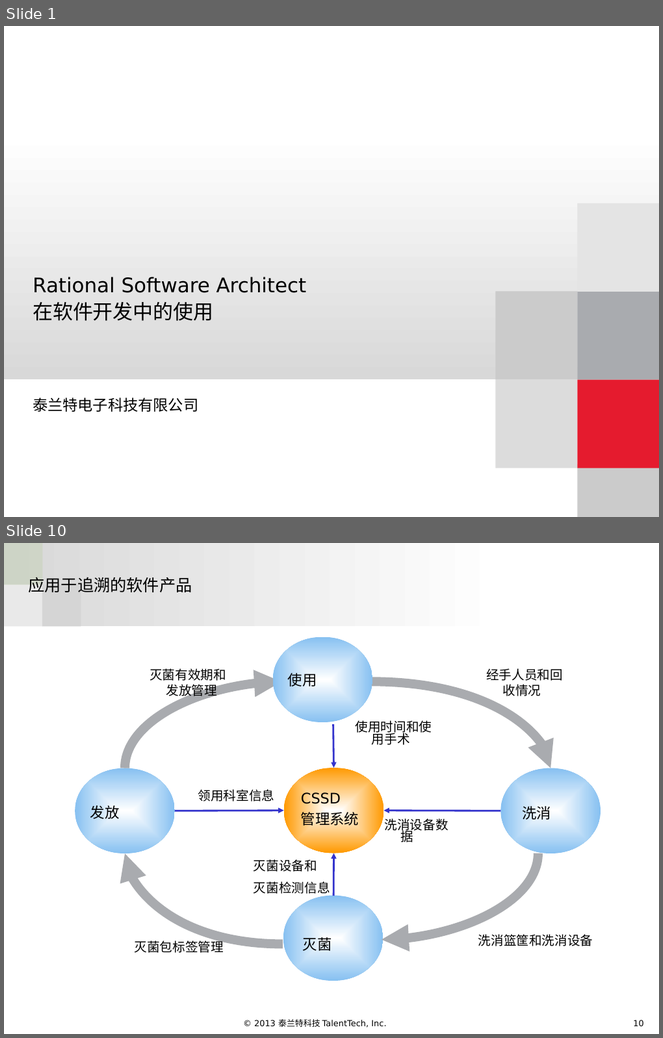
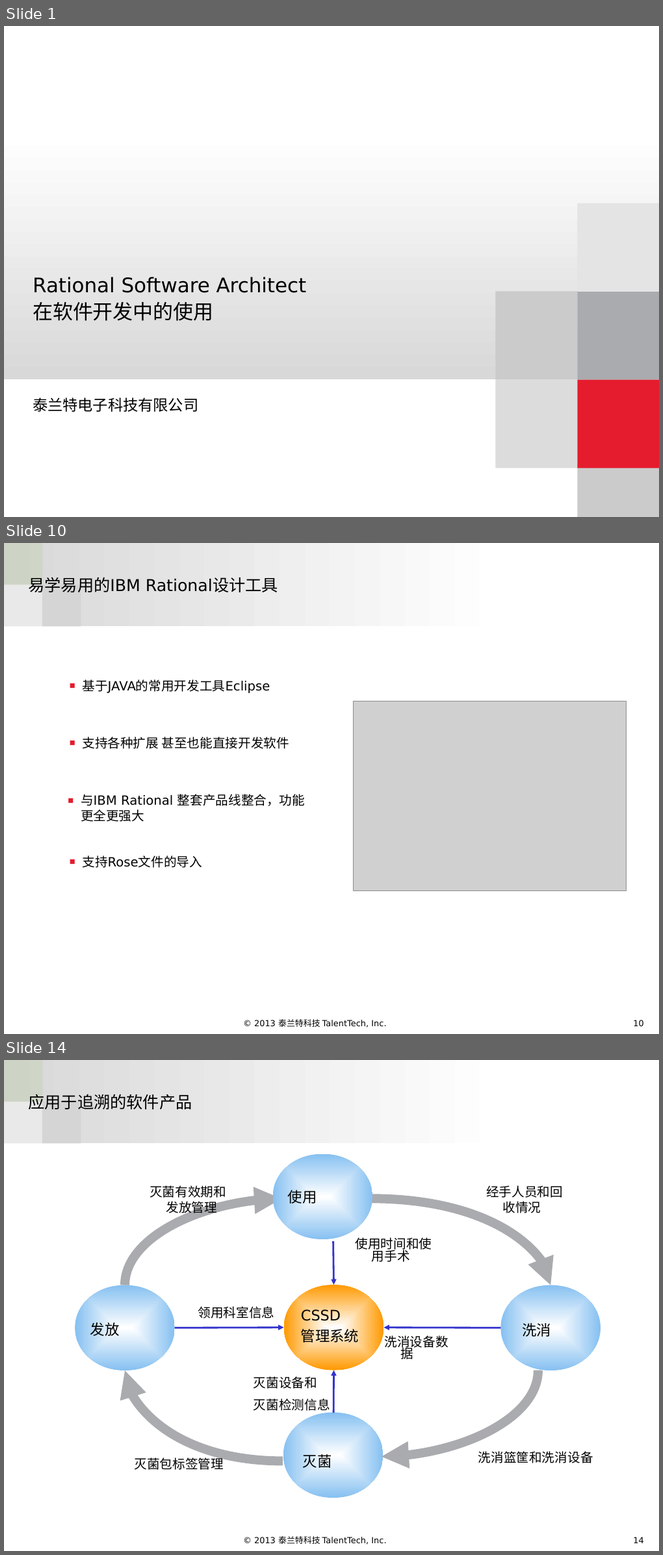
Before and after one commit to aqssxlzc/goagentAutoUpdate, a slide deck: RSA.pptx. Shown one above the other, each under a label of ours: slides 1 and 10 before the commit, slides 1, 10 and 14 after it; the slides between them are not shown. The pictures are 663x1038 and 663x1555 pixels, drawn with LibreOffice and Linux fonts; fonts in the diff are those of the drawing; grey boxes stand for pictures; background and template pictures are left out. Boxes give left, top, right and bottom in pixels: in the first picture for what was removed or moved away, otherwise in the second. Text is boxed around its words. In the diff, an @@ line names an element or a change of style, - is before the commit and + after.

```diff
--- a/RSA.pptx
+++ b/RSA.pptx
@@ slide 10 added at <box>4,543,659,1034</box>, background #FFFFFF; not listed: 6 template elements that a slide beside it also shows @@
@@ title added at <box>28,577,278,592</box>, 18 pt, text #000000 @@
+易学易用的IBM Rational设计工具
@@ text added at <box>82,679,270,693</box>, 14 pt, text #000000 @@
+■ 基于JAVA的常用开发工具Eclipse
@@ picture added at <box>353,702,627,891</box> @@
@@ text added at <box>82,737,289,749</box>, 14 pt, text #000000 @@
+■ 支持各种扩展 甚至也能直接开发软件
@@ text added at <box>81,794,305,822</box>, 14 pt, text #000000 @@
+■ 与IBM Rational 整套产品线整合，功能更全更强大
@@ text added at <box>82,856,202,868</box>, 14 pt, text #000000 @@
+■ 支持Rose文件的导入
@@ what was slide 10 is now slide 14 @@
@@ page number at <box>633,1537,644,1544</box>: text changed @@
-10
+14
```
Also in this commit, not shown: 7 slides changed, 3 other slides added.
